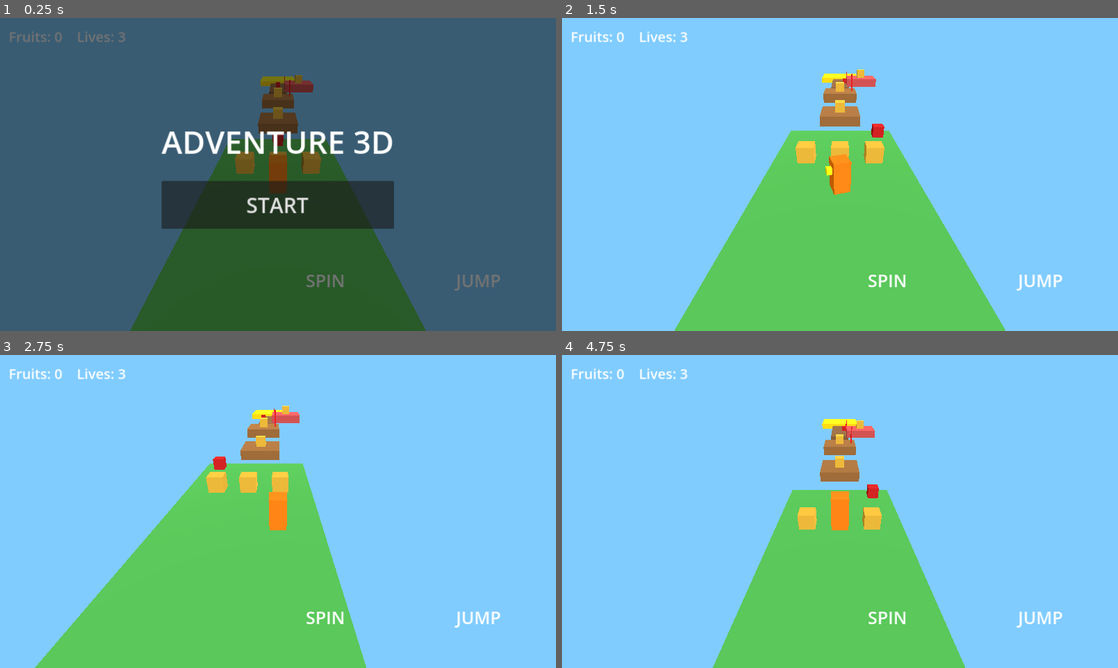
Above: before the commit, frames 1-4 (two rows, left to right).
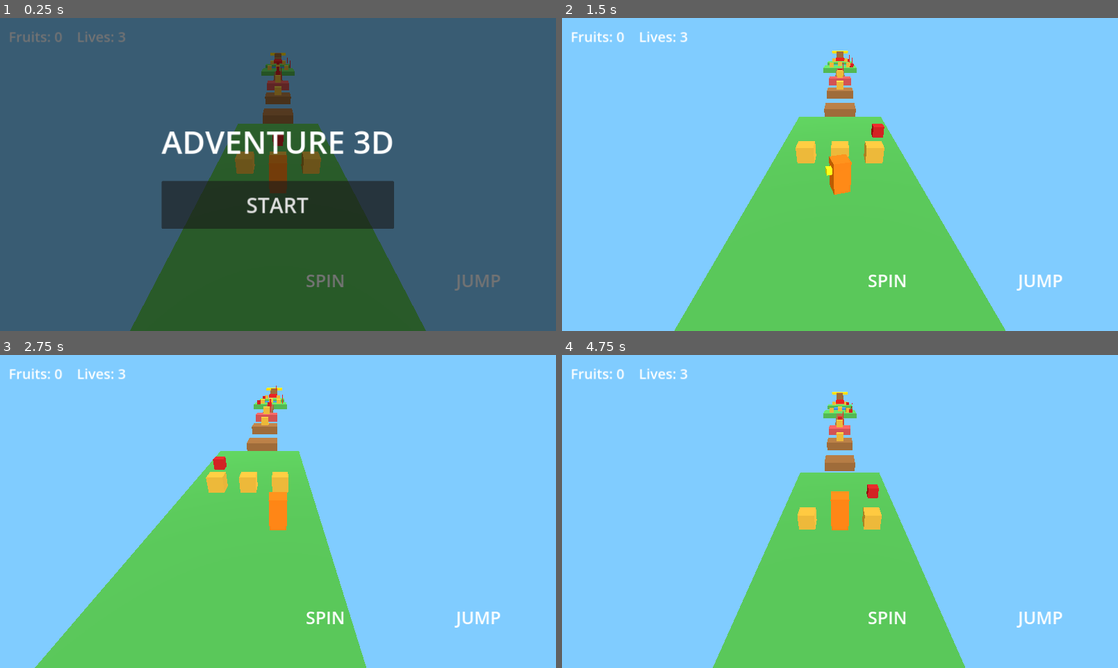
Above: after the commit, the same moments.

Repository: ksomealmlk-create/Adventure3D
Game: Godot game, scene res://main.tscn
The game is run twice, just before and just after one commit, with the same random seed, the same clock (stepped at 60 frames per second) and the same inputs.
Inputs (mouse positions are in pixels of both pictures, inside the frame that each line leads up to):
- Up to frame 1 (0.25 s): no input
- Up to frame 2 (1.5 s): click "START" at 0.5 s; move the mouse to (962, 158) at 1.27 s; click (962, 158) at 1.42 s
- Up to frame 3 (2.75 s): drag from (166, 527) to (250, 574) at 2.02 s
- Up to frame 4 (4.75 s): move the mouse to (895, 442) at 2.77 s; click (895, 442) at 2.92 s; drag from (812, 574) to (673, 464) at 3.52 s; move the mouse to (1006, 558) at 4.27 s; click (1006, 558) at 4.42 s

The runs differ from the first frame. In frame 1, 1.5% of the frame differs, in the area x 41-59%, y 11-39%; in frame 2, 1.7%; in frame 3, 1.5%; in frame 4, 2.0%, in the area x 39-59%, y 11-51%.

Commit message:
long level

Diff:
--- a/main.gd
+++ b/main.gd
@@ -31,6 +31,8 @@
 var cps: Array = []
 var cp_mats: Array = []
 var cp_done: Array = []
+var movers: Array = []
+var hazards: Array = []
 
 func _ready() -> void:
 	var env := WorldEnvironment.new()
@@ -47,25 +49,7 @@
 	sun.rotation_degrees = Vector3(-50, 30, 0)
 	add_child(sun)
 
-	_box(Vector3(0, -0.5, 0), Vector3(8, 1, 16), Color(0.3, 0.7, 0.3))
-	_box(Vector3(0, -0.5, -14), Vector3(4, 1, 4), Color(0.6, 0.4, 0.2))
-	_box(Vector3(0, 0.5, -20), Vector3(4, 1, 4), Color(0.6, 0.4, 0.2))
-	_box(Vector3(3, 1.5, -25), Vector3(4, 1, 4), Color(0.8, 0.3, 0.3))
-	_box(Vector3(0, -0.5, -34), Vector3(3, 1, 10), Color(0.5, 0.35, 0.2))
-	_box(Vector3(0, -0.5, -46), Vector3(8, 1, 8), Color(1, 0.84, 0))
-
-	_crate(Vector3(-2, 0.5, -3))
-	_crate(Vector3(0, 0.5, -3))
-	_crate(Vector3(2, 0.5, -3))
-	_crate(Vector3(0, 0.5, -14))
-	_crate(Vector3(0, 1.5, -20))
-	_crate(Vector3(3, 2.5, -25))
-
-	_enemy(Vector3(0, 0.4, -7), 3.0)
-	_enemy(Vector3(0, 0.4, -34), 1.0)
-
-	_checkpoint(Vector3(0, 1.8, -20), Vector3(1.5, 2.0, -20))
-	_checkpoint(Vector3(0, 0.8, -33), Vector3(1.2, 1.0, -33))
+	_build_level()
 
 	player = CharacterBody3D.new()
 	var cs := CollisionShape3D.new()
@@ -128,6 +112,70 @@
 	else:
 		show_panel("ADVENTURE 3D", "START")
 
+func _build_level() -> void:
+	var green := Color(0.3, 0.7, 0.3)
+	var brown := Color(0.6, 0.4, 0.2)
+	var wood := Color(0.5, 0.35, 0.2)
+	var red := Color(0.8, 0.3, 0.3)
+	var gold := Color(1, 0.84, 0)
+
+	# 1) Start area
+	_plat(0, 0.0, 8, -12, 8, green)
+	_crate(Vector3(-2, 0.5, -3))
+	_crate(Vector3(0, 0.5, -3))
+	_crate(Vector3(2, 0.5, -3))
+	_enemy(Vector3(0, 0.4, -7), 3.0, "x")
+
+	# 2) Jumping platforms
+	_plat(0, 0.0, -15, -18, 3.5, brown)
+	_plat(0, 0.8, -21, -24, 3.5, brown)
+	_plat(0, 1.6, -27, -30, 3.5, red)
+	_crate(Vector3(0, 1.3, -22.5))
+	_crate(Vector3(0, 2.1, -28.5))
+
+	# 3) Bridge with an enemy
+	_plat(0, 1.6, -30, -46, 1.6, wood)
+	_checkpoint(Vector3(0, 2.1, -31), Vector3(0.55, 2.6, -31))
+	_enemy(Vector3(0, 2.0, -38), 4.0, "z")
+
+	# 4) Island 1
+	_plat(0, 1.6, -46, -54, 8, green)
+	_crate(Vector3(-2, 2.1, -49))
+	_crate(Vector3(2, 2.1, -49))
+	_crate(Vector3(0, 2.1, -52))
+	_checkpoint(Vector3(0, 2.1, -50), Vector3(3, 2.6, -50))
+	_enemy(Vector3(0, 2.0, -48), 3.0, "x")
+
+	# 5) Moving platform over a gap
+	var mp := _plat(0, 1.6, -56.5, -59.5, 3.5, Color(0.2, 0.5, 0.9))
+	movers.append({"node": mp, "base": mp.position, "amp": 2.0, "w": 3.5, "len": 3.0})
+
+	# 6) Island 2 and the trap path
+	_plat(0, 1.6, -66, -72, 8, green)
+	_crate(Vector3(-2, 2.1, -70))
+	_crate(Vector3(2, 2.1, -70))
+	_checkpoint(Vector3(0, 2.1, -68), Vector3(3, 2.6, -68))
+	_enemy(Vector3(0, 2.0, -69), 3.0, "x")
+	_plat(0, 1.6, -72, -90, 3, brown)
+	_hazard(Vector3(0, 1.95, -76))
+	_hazard(Vector3(0, 1.95, -81))
+	_hazard(Vector3(0, 1.95, -86))
+
+	# 7) Final climb
+	_plat(0, 2.4, -93, -96, 3, brown)
+	_plat(0, 3.2, -99, -102, 3, brown)
+	_checkpoint(Vector3(0, 3.7, -100.5), Vector3(1.0, 4.2, -100.5))
+	_plat(0, 4.0, -105, -108, 3, brown)
+	_plat(0, 4.0, -111, -119, 8, gold)
+
+func _plat(cx: float, top: float, z0: float, z1: float, w: float, color: Color) -> StaticBody3D:
+	var ln := absf(z1 - z0)
+	return _box(Vector3(cx, top - 0.5, (z0 + z1) * 0.5), Vector3(w, 1, ln), color)
+
+func _hazard(pos: Vector3) -> void:
+	add_child(_mesh(Vector3(3, 0.7, 0.8), Color(0.9, 0.1, 0.1), pos))
+	hazards.append({"pos": pos, "half": Vector3(1.5, 0.35, 0.4)})
+
 func show_panel(title: String, btn: String) -> void:
 	title_label.text = title
 	button.text = btn
@@ -168,12 +216,13 @@
 	var c := _box(pos, Vector3(1, 1, 1), Color(0.9, 0.7, 0.2))
 	crates.append(c)
 
-func _enemy(pos: Vector3, rng: float) -> void:
+func _enemy(pos: Vector3, rng: float, axis: String) -> void:
 	var en := Node3D.new()
 	en.add_child(_mesh(Vector3(0.8, 0.8, 0.8), Color(0.8, 0.1, 0.1), Vector3.ZERO))
 	en.position = pos
-	en.set_meta("cx", pos.x)
+	en.set_meta("c", pos)
 	en.set_meta("rng", rng)
+	en.set_meta("axis", axis)
 	add_child(en)
 	enemies.append(en)
 
@@ -258,10 +307,25 @@
 		if spin_t <= 0.0:
 			visual.rotation.y = 0.0
 
+	for m in movers:
+		var node: StaticBody3D = m["node"]
+		var old := node.position
+		var base: Vector3 = m["base"]
+		var new_pos := base + Vector3(0, 0, sin(t * 1.2) * float(m["amp"]))
+		var on_it: bool = player.is_on_floor() and absf(player.position.x - old.x) < float(m["w"]) * 0.5 + 0.2 and absf(player.position.z - old.z) < float(m["len"]) * 0.5 + 0.2 and absf(player.position.y - (old.y + 1.3)) < 0.5
+		node.position = new_pos
+		if on_it:
+			player.position += new_pos - old
+
 	player.move_and_slide()
 
 	for en in enemies.duplicate():
-		en.position.x = float(en.get_meta("cx")) + sin(t * 2.0) * float(en.get_meta("rng"))
+		var c: Vector3 = en.get_meta("c")
+		var off := sin(t * 2.0) * float(en.get_meta("rng"))
+		if en.get_meta("axis") == "x":
+			en.position = Vector3(c.x + off, c.y, c.z)
+		else:
+			en.position = Vector3(c.x, c.y, c.z + off)
 		if player.position.distance_to(en.position) < 1.0:
 			if player.velocity.y < 0.0 and player.position.y > en.position.y + 0.6:
 				enemies.erase(en)
@@ -272,6 +336,15 @@
 				if state != "play":
 					return
 
+	for h in hazards:
+		var hp: Vector3 = h["pos"]
+		var hh: Vector3 = h["half"]
+		if absf(player.position.x - hp.x) < hh.x + 0.4 and absf(player.position.z - hp.z) < hh.z + 0.4 and player.position.y - 0.8 < hp.y + hh.y:
+			_hurt()
+			if state != "play":
+				return
+			break
+
 	for i in range(cps.size()):
 		if not cp_done[i] and player.position.distance_to(cps[i]) < 2.0:
 			cp_done[i] = true
@@ -282,7 +355,7 @@
 		_hurt()
 		if state != "play":
 			return
-	if not won and player.position.z < -43.0 and player.position.y > -1.0:
+	if not won and player.position.z < -112.0 and player.position.y > 3.0:
 		won = true
 		state = "win"
 		show_panel("YOU WIN!\nFruits: %d" % fruits, "PLAY AGAIN")
